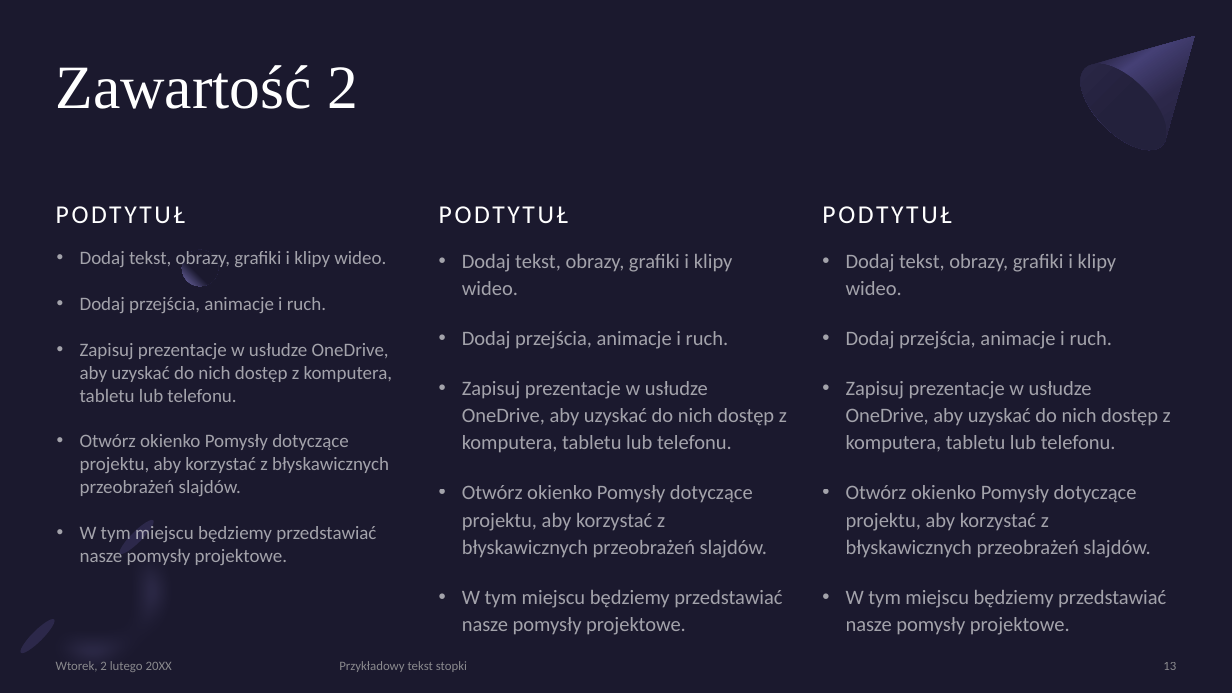
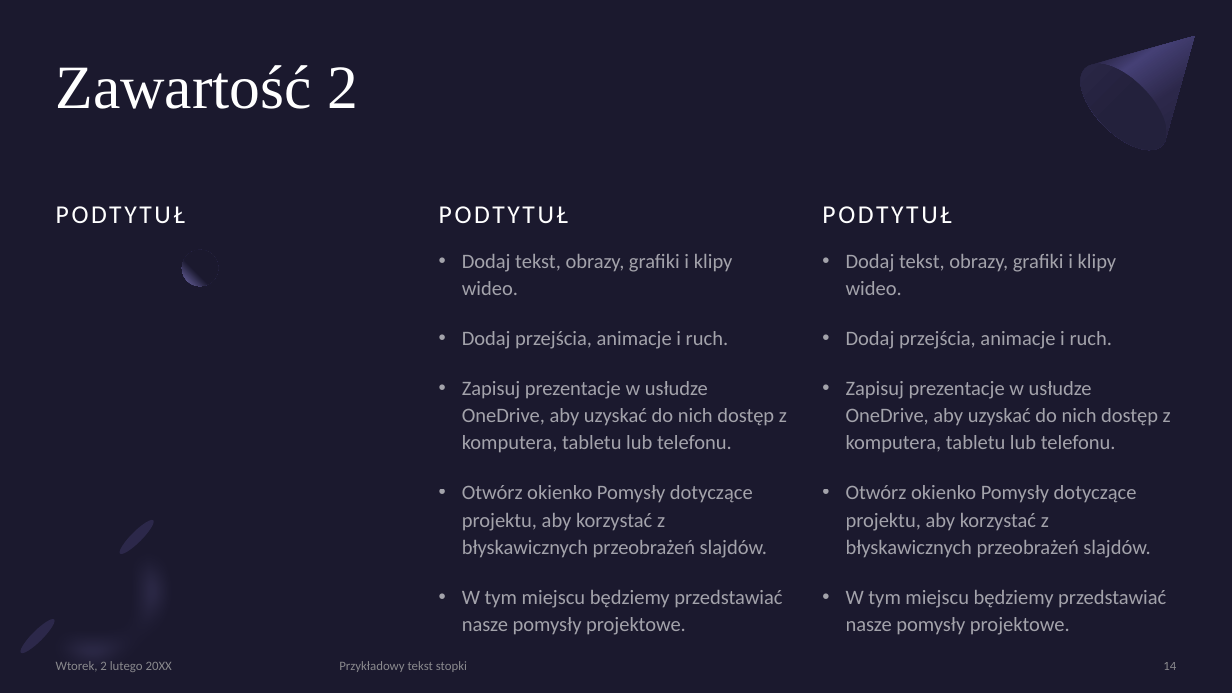
Before and after one commit to Kindly000/kik_project_CRC32, a slide deck: slide 14 of Implementacja kodu wielomianowego CRC-32 – IEEE 802-3.pptx (slide 13 before the commit). Drawn at 1232x693 pixels with LibreOffice and Linux fonts; fonts in the diff are those of the drawing. Boxes give left, top, right and bottom in pixels: in the first picture for what was removed or moved away, otherwise in the second. Text is boxed around its words. In the diff, an @@ line names an element or a change of style, - is before the commit and + after.

```diff
--- a/Implementacja kodu wielomianowego CRC-32 – IEEE 802-3.pptx
+++ b/Implementacja kodu wielomianowego CRC-32 – IEEE 802-3.pptx
@@ text removed at (x1=80, y1=251, x2=393, y2=565) @@
-• Dodaj tekst, obrazy, grafiki i klipy wideo.
-• Dodaj przejścia, animacje i ruch.
-• Zapisuj prezentacje w usłudze OneDrive, aby uzyskać do nich dostęp z komputera, tabletu lub telefonu.
-• Otwórz okienko Pomysły dotyczące projektu, aby korzystać z błyskawicznych przeobrażeń slajdów.
-• W tym miejscu będziemy przedstawiać nasze pomysły projektowe.
@@ page number at (x1=1163, y1=662, x2=1176, y2=670): text changed @@
-13
+14
```
Also in this commit, not shown: 2 other slides changed, 3 slides added, 2 slides removed.
